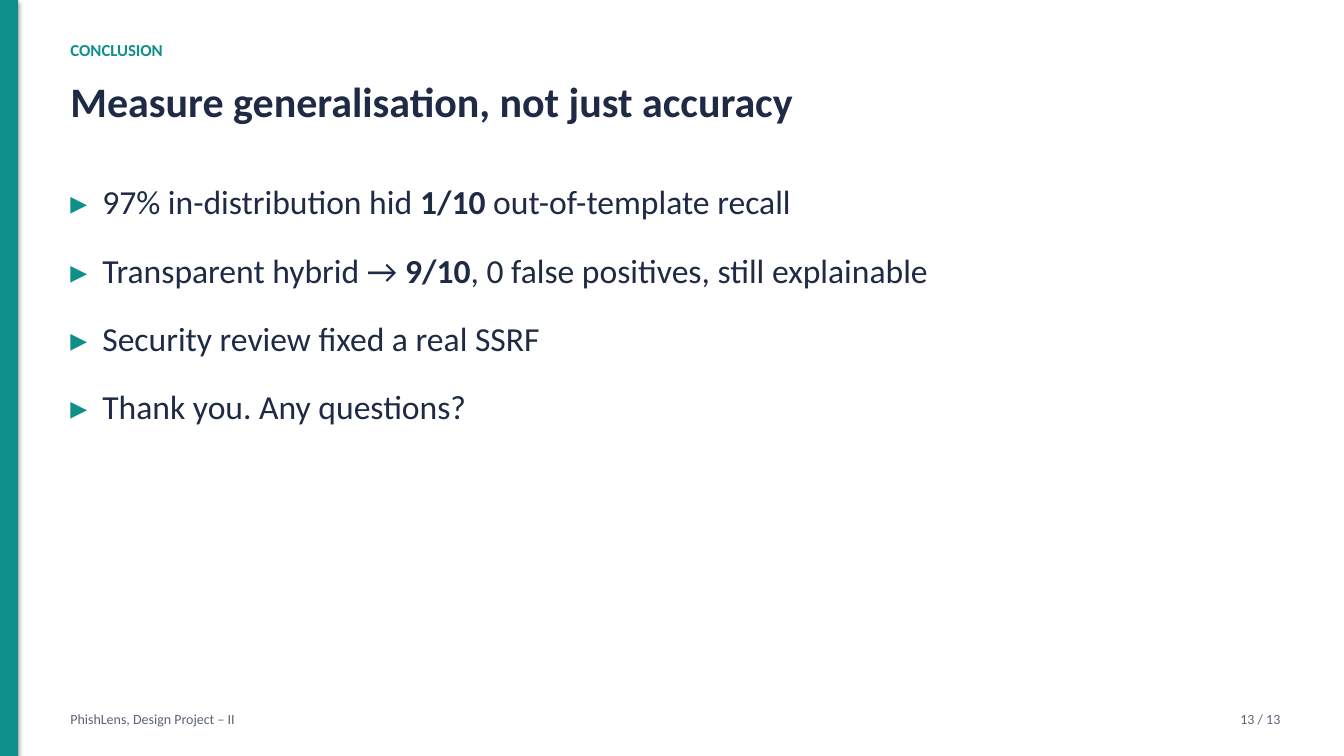
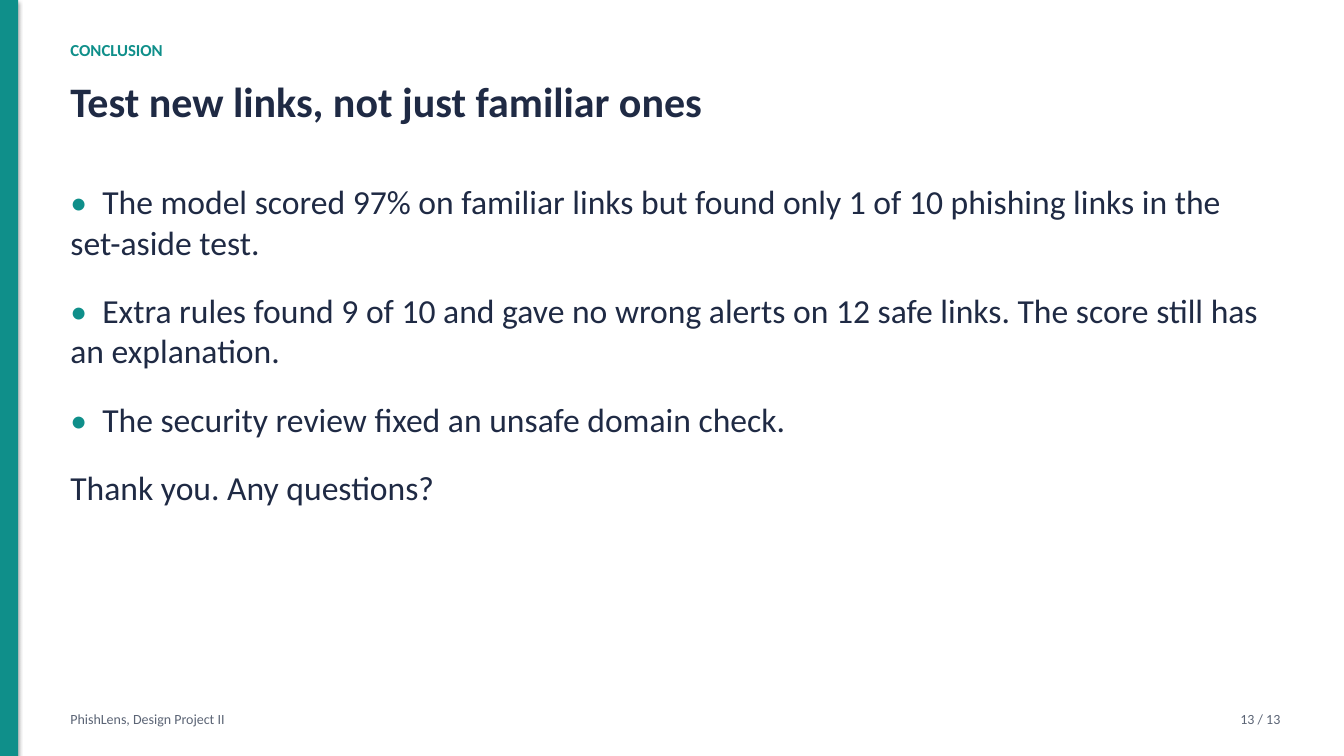
Before and after one commit to harshacreate/PhishLens, a slide deck: slide 13 of report/PhishLens_Presentation.pptx. Drawn at 1344x756 pixels with LibreOffice and Linux fonts; fonts in the diff are those of the drawing. Boxes give left, top, right and bottom in pixels: in the first picture for what was removed or moved away, otherwise in the second. Text is boxed around its words. In the diff, an @@ line names an element or a change of style, - is before the commit and + after.

```diff
--- a/report/PhishLens_Presentation.pptx
+++ b/report/PhishLens_Presentation.pptx
@@ text at [70,87,702,124]: text changed @@
-Measure generalisation, not just accuracy
+Test new links, not just familiar ones
@@ text at [70,190,1258,506]: text changed @@
-▸ 97% in-distribution hid 1/10 out-of-template recall
-▸ Transparent hybrid → 9/10, 0 false positives, still explainable
-▸ Security review fixed a real SSRF
-▸ Thank you. Any questions?
+• The model scored 97% on familiar links but found only 1 of 10 phishing links in the set-aside test.
+• Extra rules found 9 of 10 and gave no wrong alerts on 12 safe links. The score still has an explanation.
+• The security review fixed an unsafe domain check.
+Thank you. Any questions?
@@ text at [70,714,225,727]: text changed @@
-PhishLens, Design Project – II
+PhishLens, Design Project II
```
Also in this commit, not shown: 12 other slides changed, 16 other files.
